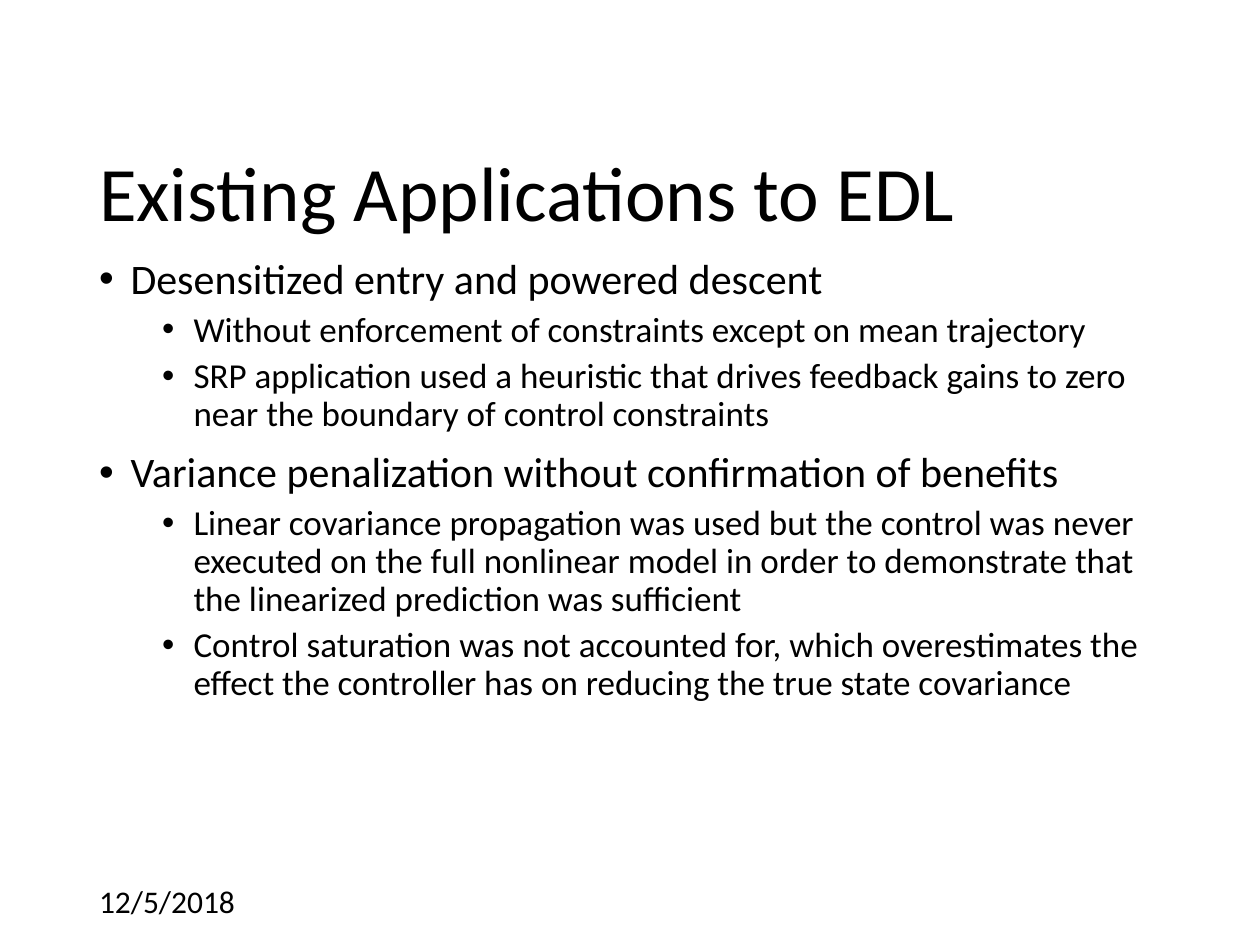
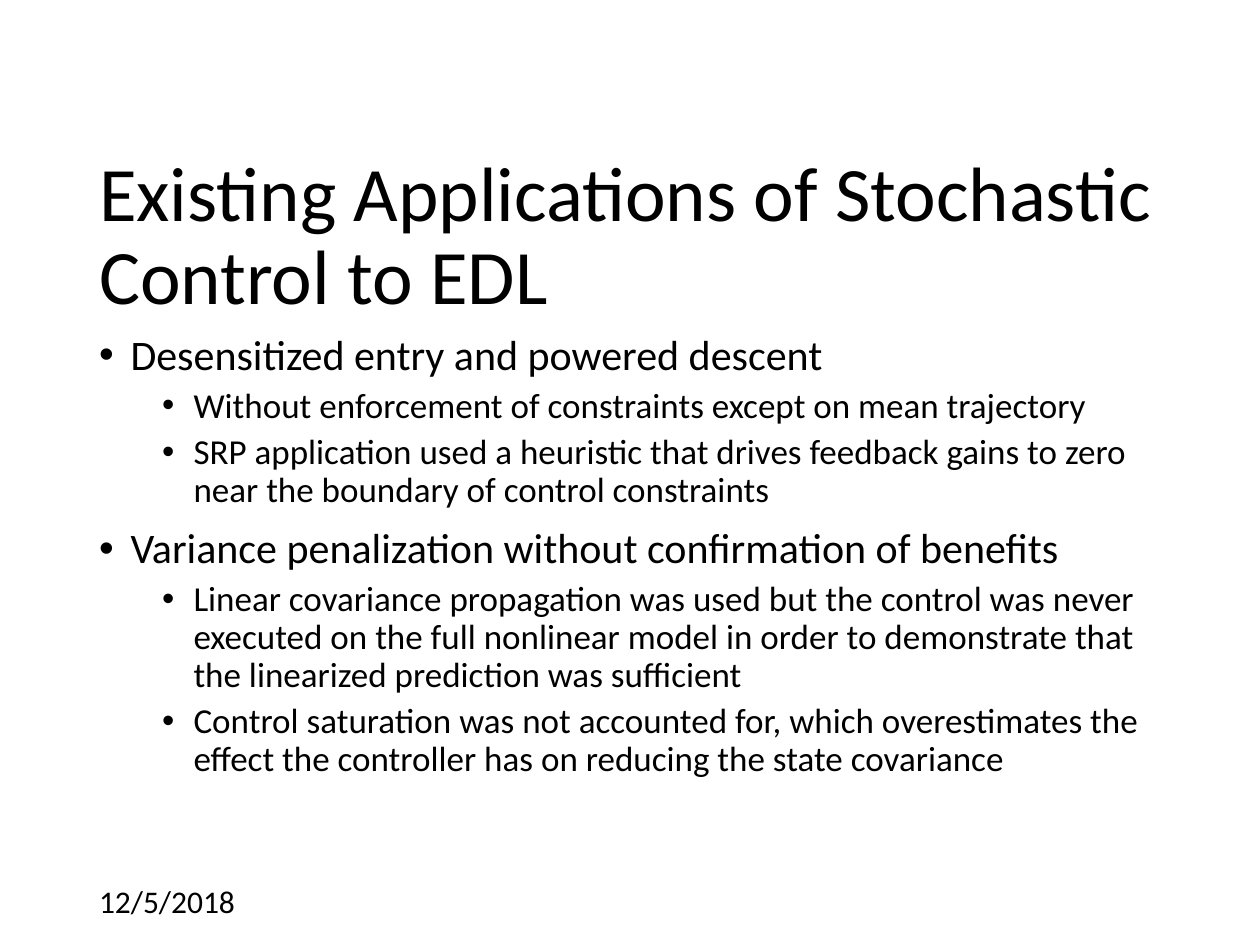
Before and after one commit to CDNoyes/EDL-Py, a slide deck: slide 13 of Documents/Qual/Qual Exam.pptx. Drawn at 1260x945 pixels with LibreOffice and Linux fonts; fonts in the diff are those of the drawing; background and template pictures are left out. Boxes give left, top, right and bottom in pixels: in the first picture for what was removed or moved away, otherwise in the second. Text is boxed around its words. In the diff, an @@ line names an element or a change of style, - is before the commit and + after.

Commit message:
Updated slides

```diff
--- a/Documents/Qual/Qual Exam.pptx
+++ b/Documents/Qual/Qual Exam.pptx
@@ title at <box>99,167,1150,305</box>: text changed @@
-Existing Applications to EDL
+Existing Applications of Stochastic Control to EDL
@@ text "Desensitized entry and powered descent": place and size @@
-text "Desensitized entry and powered descent" at <box>131,264,1138,701</box>
+text "Desensitized entry and powered descent" at <box>131,340,1138,777</box>
@@ text at <box>194,708,1138,777</box>: text changed @@
-  • Control saturation was not accounted for, which overestimates the effect the controller has on reducing the true state covariance
+  • Control saturation was not accounted for, which overestimates the effect the controller has on reducing the state covariance
```
Also in this commit, not shown: 4 other slides changed, 1 slide added.
